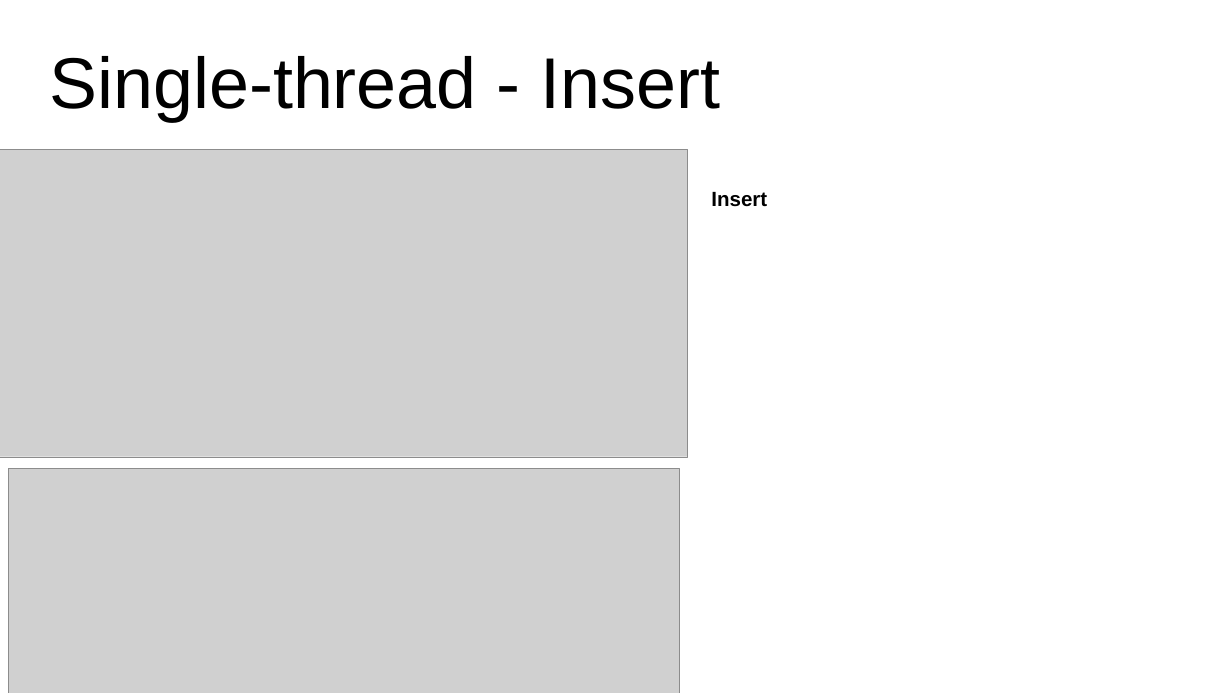
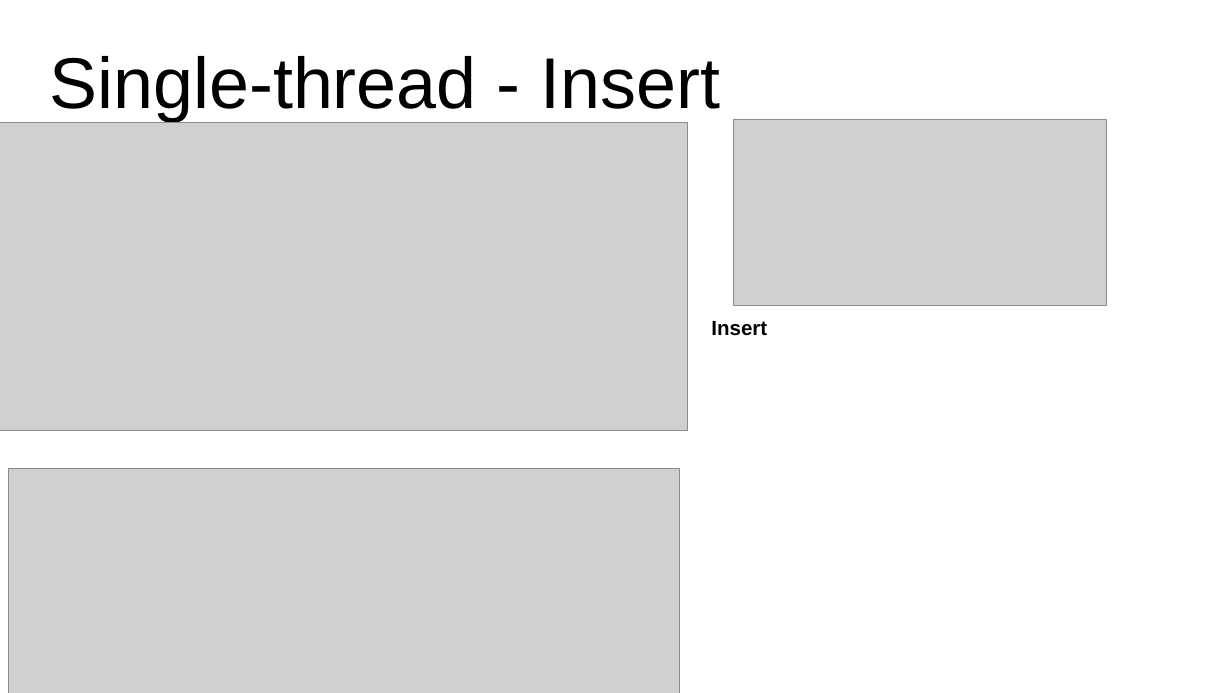
Before and after one commit to wanmingxiang/document, a slide deck: slide 9 of evaluating PM range indexes.pptx. Drawn at 1232x693 pixels with LibreOffice and Linux fonts; fonts in the diff are those of the drawing; grey boxes stand for pictures. Boxes give left, top, right and bottom in pixels: in the first picture for what was removed or moved away, otherwise in the second. Text is boxed around its words. In the diff, an @@ line names an element or a change of style, - is before the commit and + after.

```diff
--- a/evaluating PM range indexes.pptx
+++ b/evaluating PM range indexes.pptx
@@ picture: place and size @@
-picture at [0,149,688,456]
+picture at [0,122,688,430]
@@ picture added at [733,120,1106,305] @@
@@ text "Insert": place and size @@
-text "Insert" at [711,192,767,207]
+text "Insert" at [711,321,767,336]
```
Also in this commit, not shown: 3 slides added, 1 other file.
